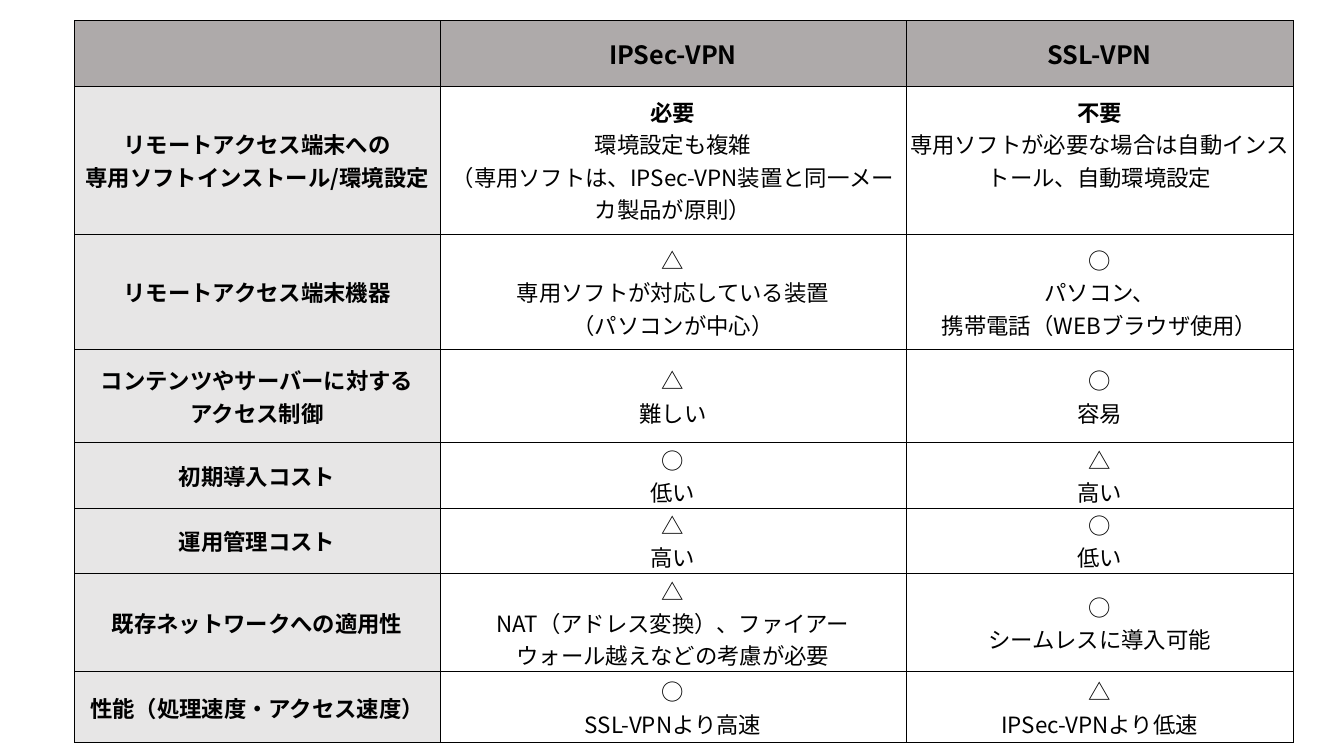
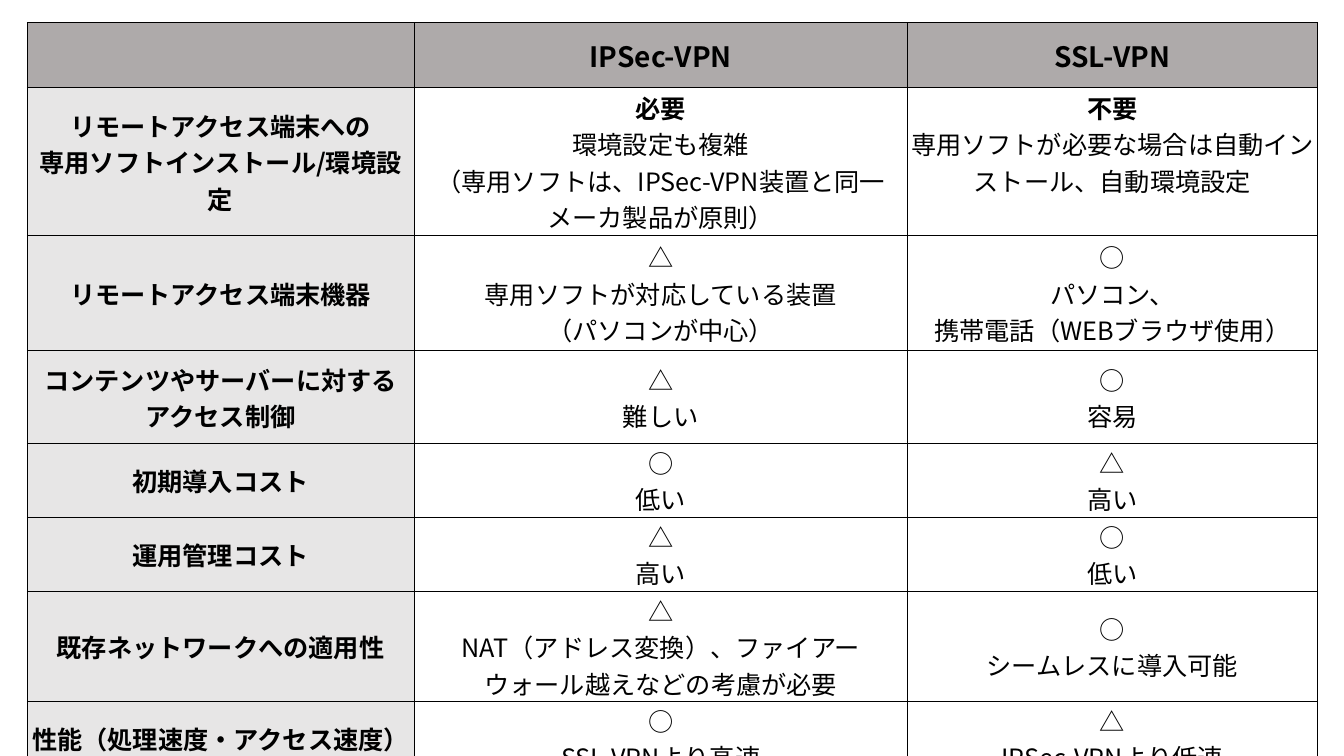
Before and after one commit to Alice-to-Bob/Graduate_School, a slide deck: slide 2 of SUBTHEME/graphs/telework_list.pptx. Drawn at 1344x756 pixels with LibreOffice and Linux fonts; fonts in the diff are those of the drawing. Boxes give left, top, right and bottom in pixels: in the first picture for what was removed or moved away, otherwise in the second. Text is boxed around its words. In the diff, an @@ line names an element or a change of style, - is before the commit and + after.

```diff
--- a/SUBTHEME/graphs/telework_list.pptx
+++ b/SUBTHEME/graphs/telework_list.pptx
@@ table at (27, 22, 1318, 756) @@
@@ size 18 to 20 pt in "IPSec-VPN", "SSL-VPN" @@
@@ size 16 to 18 pt @@
@@ table: place and size @@
-table at (75, 20, 1294, 739)
+table at (27, 22, 1318, 756)
```
Also in this commit, not shown: 2 other slides changed, 2 slides added, 17 other files.
